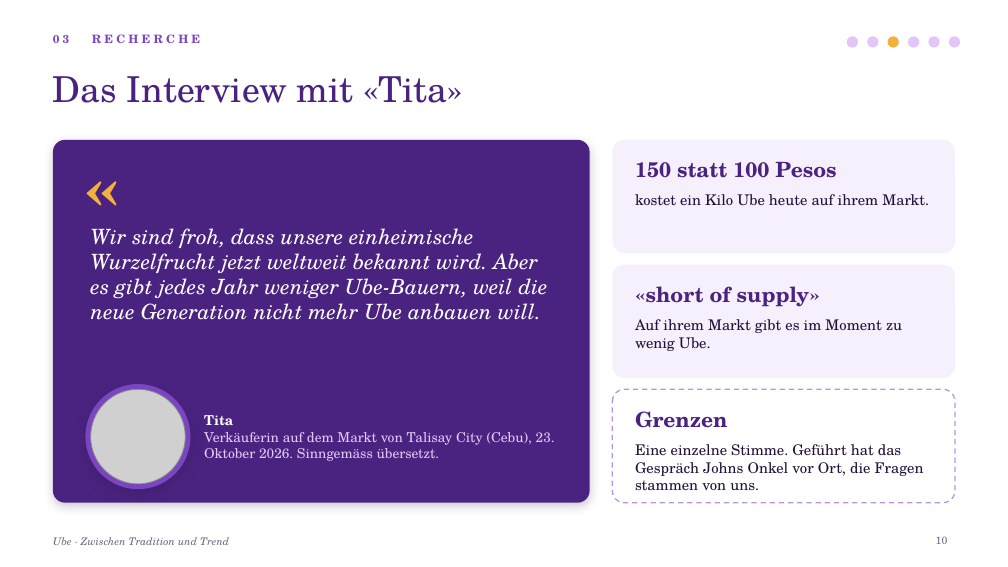
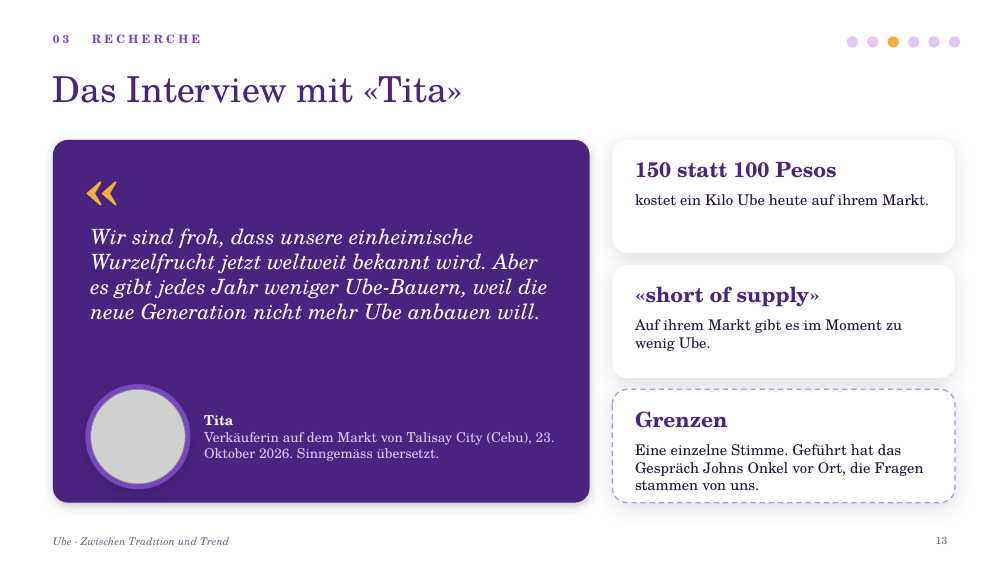
Before and after one commit to aezripeglow-collab/Ube-Sachbuch-Maturaarbeit, a slide deck: slide 13 of Ube Sachbuch Maturaarbeit/08 Präsentation/Ube_Maturapraesentation.pptx (slide 10 before the commit). Drawn at 1008x567 pixels with LibreOffice and Linux fonts; fonts in the diff are those of the drawing; grey boxes stand for pictures; background and template pictures are left out. Boxes give left, top, right and bottom in pixels: in the first picture for what was removed or moved away, otherwise in the second. Text is boxed around its words. In the diff, an @@ line names an element or a change of style, - is before the commit and + after.

```diff
--- a/Ube Sachbuch Maturaarbeit/08 Präsentation/Ube_Maturapraesentation.pptx
+++ b/Ube Sachbuch Maturaarbeit/08 Präsentation/Ube_Maturapraesentation.pptx
@@ rounded rectangle at [613,140,955,253]: fill #F6EFFC to #FFFFFF; shadow on; proportions changed @@
@@ rounded rectangle at [613,265,955,378]: fill #F6EFFC to #FFFFFF; shadow on; proportions changed @@
@@ rounded rectangle at [613,389,955,503]: shadow on; proportions changed @@
@@ page number at [936,536,948,544]: text changed @@
-10
+13
```
Also in this commit, not shown: 16 other slides changed, 6 slides added, 4 other files.
